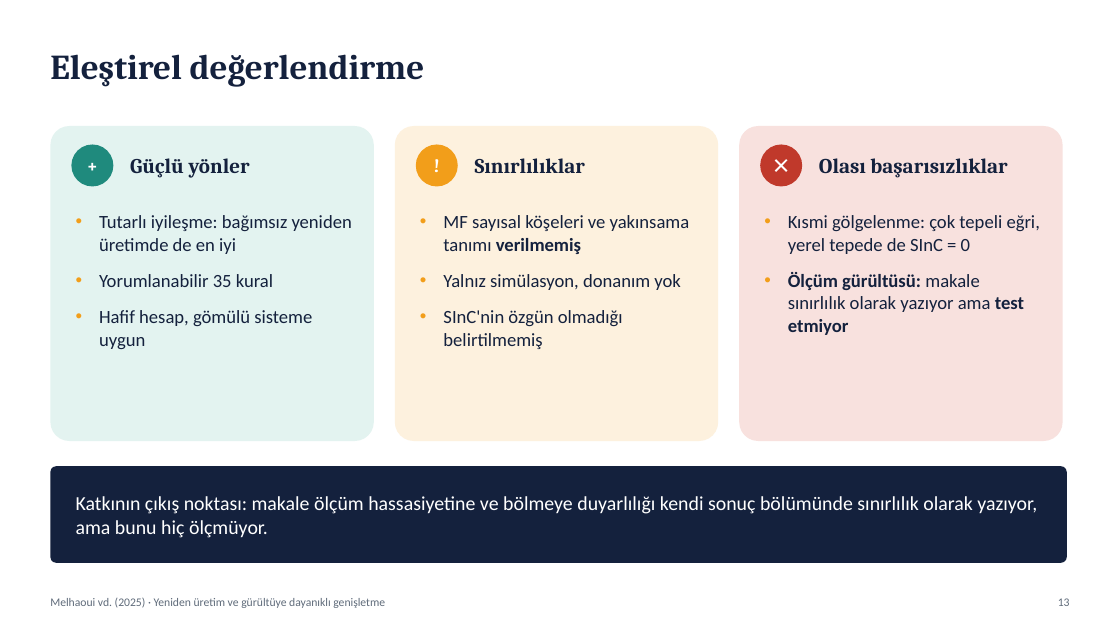
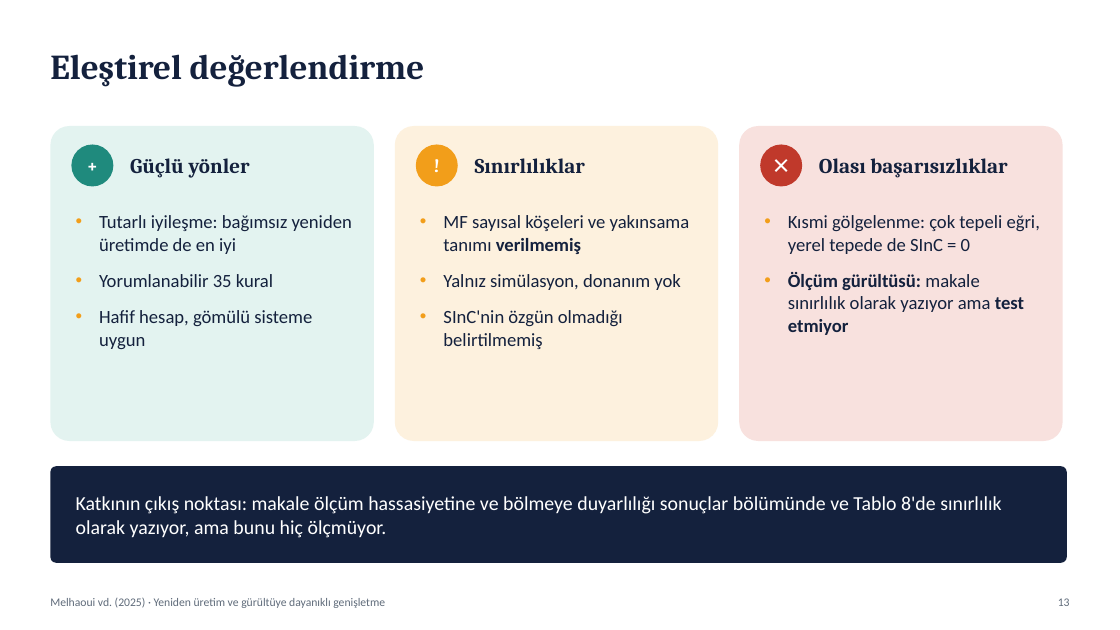
Before and after one commit to YigithanC/hybrid-fuzzy, a slide deck: slide 13 of presentation/presentation.pptx. Drawn at 1120x630 pixels with LibreOffice and Linux fonts; fonts in the diff are those of the drawing. Boxes give left, top, right and bottom in pixels: in the first picture for what was removed or moved away, otherwise in the second. Text is boxed around its words. In the diff, an @@ line names an element or a change of style, - is before the commit and + after.

```diff
--- a/presentation/presentation.pptx
+++ b/presentation/presentation.pptx
@@ text at (76,496,1001,538): text changed @@
-Katkının çıkış noktası: makale ölçüm hassasiyetine ve bölmeye duyarlılığı kendi sonuç bölümünde sınırlılık olarak yazıyor, ama bunu hiç ölçmüyor.
+Katkının çıkış noktası: makale ölçüm hassasiyetine ve bölmeye duyarlılığı sonuçlar bölümünde ve Tablo 8'de sınırlılık olarak yazıyor, ama bunu hiç ölçmüyor.
```
Also in this commit, not shown: 2 other files.
